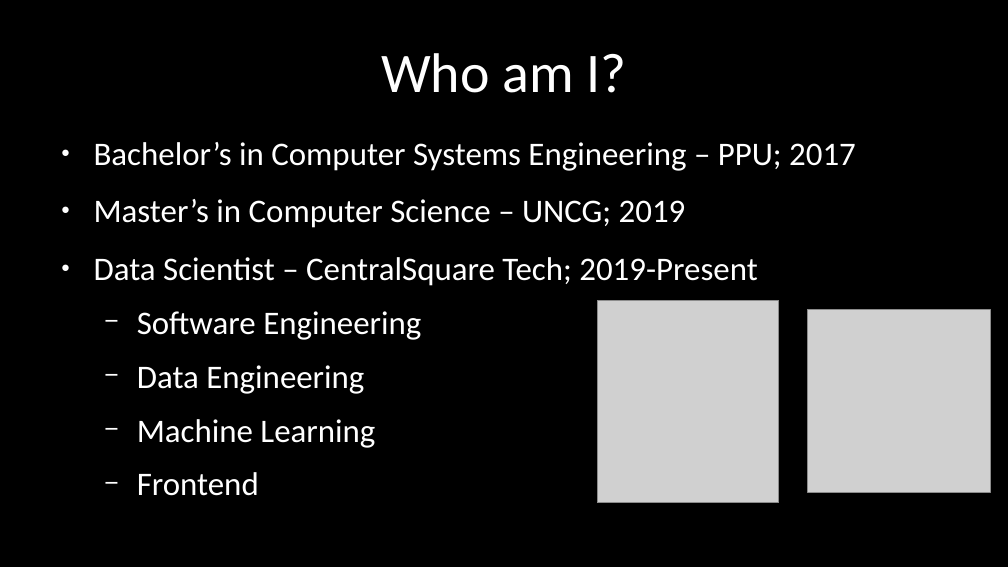
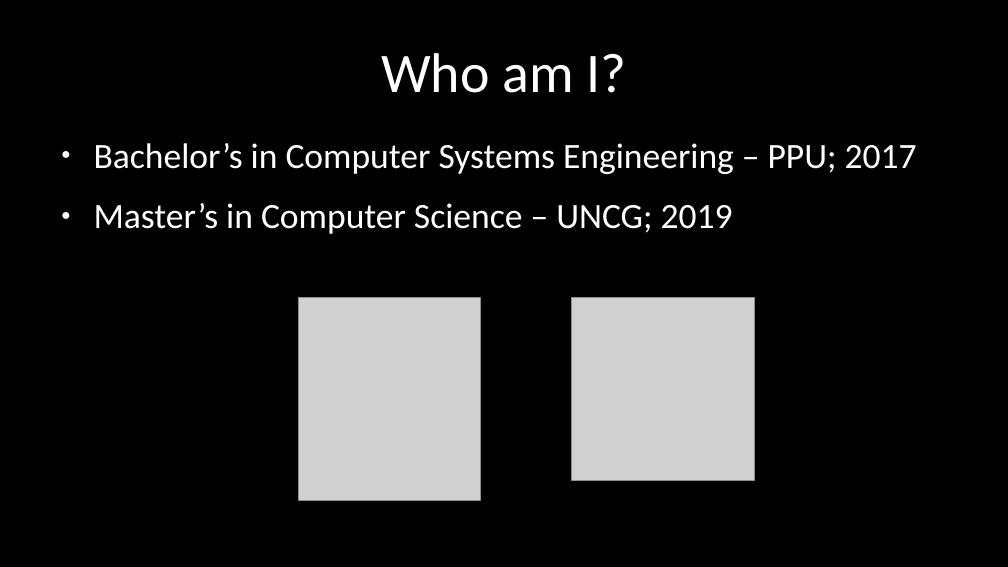
Before and after one commit to saedx1/talks, a slide deck: slide 3 of 02_python_intro/slides.odp. Drawn at 1008x567 pixels with LibreOffice and Linux fonts; fonts in the diff are those of the drawing; grey boxes stand for pictures. Boxes give left, top, right and bottom in pixels: in the first picture for what was removed or moved away, otherwise in the second. Text is boxed around its words. In the diff, an @@ line names an element or a change of style, - is before the commit and + after.

```diff
--- a/02_python_intro/slides.odp
+++ b/02_python_intro/slides.odp
@@ text "Bachelor’s in Computer Systems Engineering ..." at <box>94,143,917,234</box>: size 25.9 to 28 pt @@
@@ text at <box>94,257,757,448</box>: paragraphs removed @@
-● Data Scientist – CentralSquare Tech; 2019-Present
-  − Software Engineering
-  − Data Engineering
-  − Machine Learning
-  − Frontend
@@ picture: place and size @@
-picture at <box>597,300,779,503</box>
+picture at <box>298,297,480,500</box>
@@ picture: place and size @@
-picture at <box>808,309,991,492</box>
+picture at <box>572,297,755,480</box>
```
Also in this commit, not shown: 4 other slides changed, 1 slide added, 1 other file.
